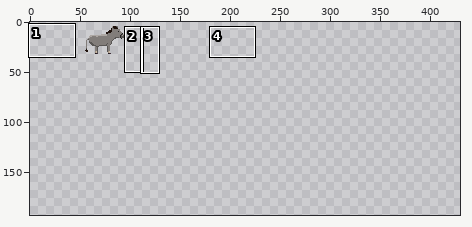
Two states of a pixel-art file, sprites/animals/donkey.aseprite. The picture above shows the old version from afar; the outline marks the close-up.
Close-up. The starting point:
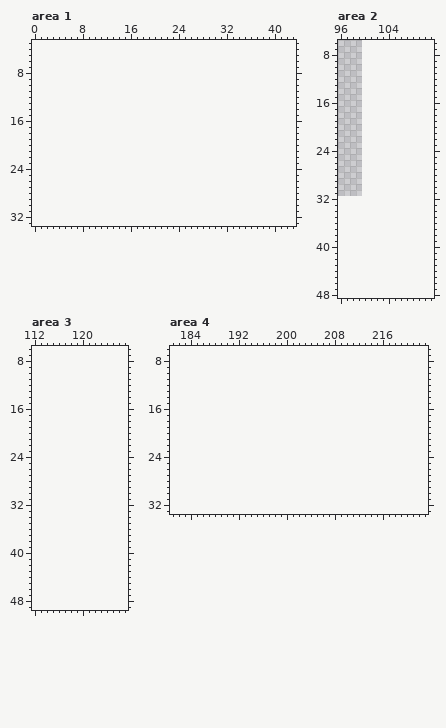
48x32 pixels, 1 frame. Shown: area 1: x 0..43, y 3..33; area 2: x 96..111, y 6..48; area 3: x 112..127, y 6..49; area 4: x 181..223, y 6..33. The old version is drawn lined up with the new one, on the new canvas. The wide view leaves out empty margins. The commit also changed other parts of the picture, which this record leaves out.
Now the later version:
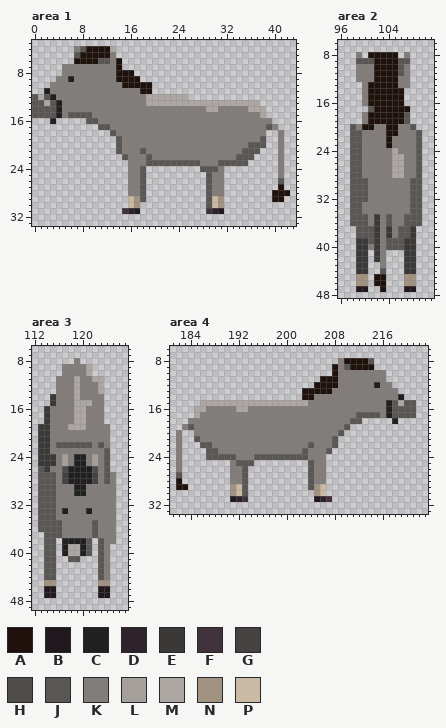
Palette (. is transparent): A #1f120c  B #21191e  C #202020  D #2e222b  E #3b3937  F #41323b  G #454241  H #4f4c4a  J #595654  K #827d7a  L #a6a09c  M #ada7a3  N #a19282  P #cab9a3
What changed:
canvas 48x32 -> 432x193, the old top-left corner now at 52,0
Changed rows in their new state; - is an unchanged pixel.
Area 1:
first column x 0:
 4 -------KJAAAAM-----------------------------
 5 -------JAAAAAK-----------------------------
 6 -------AAAAJJKA----------------------------
 7 -----KKKKKKKKKA----------------------------
 8 -----KKKKKKKKKAAA--------------------------
 9 ----KKCKKKKKKKAAAA-------------------------
10 ---KKKKKKKKKKKKAAAAA-----------------------
11 --CKKKKKKKKKKKKKKKAA-----------------------
12 JMJCKKKKKKKKKKKKKKKMMMMMMM-----------------
13 JJMJCKKKKKKKKKKKKKKMMMMMMMMMMMMMMMMMMM-----
14 JJJJCKKKKKKKKKKKKKKKKKKKKKKKKMMKKKKKMMM----
15 JJJJCKJJJJKKKKKKKKKKKKKKKKKKKKKKKKKKKKM----
16 ---C-----JJKKKKKKKKKKKKKKKKKKKKKKKKKKKKK---
17 -----------JJKKKKKKKKKKKKKKKKKKKKKKKKKKJK--
18 -------------JKKKKKKKKKKKKKKKKKKKKKKKKK--K-
19 --------------JKKKKKKKKKKKKKKKKKKKKKKKJ--K-
20 --------------JKKKKKKKKKKKKKKKKKKKKKJJJ--K-
21 --------------JKKKJKKKKKKKKKKKKKKKKJJJ---K-
22 ---------------JKKKJKKKKKKKKKKKKKKJJJ----K-
23 ----------------KKKJJJJJJJJJKKKJJJJJ-----K-
24 ----------------KKJ---------JJJK---------K-
25 ----------------KKJ----------JKK---------K-
26 ----------------KKJ----------JKK---------J-
27 ----------------KKJ----------JKK---------A-
28 ----------------KKJ----------JKK--------AAA
29 ----------------PNJ----------JPN--------AA-
30 ----------------PN-----------JPN-----------
31 ---------------FDB-----------FDB-----------
Area 2:
first column x 98:
 8 -K-AAAAA-K--
 9 -JJJAAAAJJ--
10 -KKKAAAAJK--
11 -KKKAAAAJK--
12 -KKKAAAAKK--
13 --KAAAAAKK--
14 --KAAAAAA---
15 --KAAAAAA---
16 --KAAAAAA---
17 ---JAAAAAA--
18 --KAAAAAAJ--
19 --KAAAAAAJ--
20 JKAAKKAAKKJ-
21 JJKKKKAAKKKJ
22 JJKKKKAKKKKJ
23 JJKKKKAKKKKJ
24 JJKKKKKMKKKJ
25 JJKKKKKMMKKJ
26 JJKKKKKMMKKJ
27 JJKKKKKMMKKJ
28 JJKKKKKMMKKJ
29 JJJKKKKKKKJJ
30 JJJKKKKKKKJJ
31 JJJKKKKKKKJJ
32 JJJKKKKKKKJJ
33 JJKKKKKKKKJJ
34 JJKKKKKKKKJJ
35 JJJKEKJKKJJJ
36 JJJKEKJKKJJJ
37 -JJJEKEKJJE-
38 -JJJEKEKJJE-
39 -EEJEKJJJEE-
40 -EEKEKJJJEE-
41 -EE-EK---EE-
42 -EE-EK---EE-
43 -EE--K---EE-
44 -EE--J---EE-
45 -NN-AA---NN-
46 -NN-AA---NN-
47 -BB--A---BB-
Area 3:
first column x 113:
 8 ------K------
 9 ----KKKKM----
10 ----KKKKM----
11 ---KKKMKKMM--
12 ---KKKMKKKM--
13 ---KKKMKKKM--
14 --EKKKMKKKK--
15 --EKKKMMMKK--
16 -EKKKKMMKKK--
17 -EKKKKMMKKK--
18 -EKKKKMMKKK--
19 EEKKKMMMKKKK-
20 EEKKKKKKKKKK-
21 EEKKKKKKKKKK-
22 EEKJJJJJJKJK-
23 EEKKKKKKKKKJ-
24 EEEKLKCCKLKJ-
25 EEEKLKCCKLKJ-
26 JEKKHCCCCHKJ-
27 JJJKGCCCCGKJK
28 JJJKGCCCCGKJK
29 JJJKKKCCKKKKK
30 JJJKKKCCKKKKK
31 JJJKKKKKKKKKK
32 JJJKKKKKKKKKK
33 JJJKCKKKCKKKK
34 JJJKKKKKKKKKK
35 JJJJKKKKKJKKK
36 JJJJKKKKKJKKK
37 -JJJKKKKKJKKK
38 -JJ-CCCCJ-JKK
39 -JJ-CMMCJ-JK-
40 -JJ-CMMCJ-JK-
41 -JJ--JJ---JK-
42 -JJ-------JK-
43 -JJ-------JK-
44 -JJ-------JK-
45 -NN-------NN-
46 -BB-------BB-
47 -BB-------BB-
Area 4:
first column x 182:
 8 ---------------------------KAAAAJ-------
 9 --------------------------AKJAAAA-------
10 --------------------------AKKKKKKKK-----
11 ------------------------AAAKKKKKKKK-----
12 -----------------------AAAAKKKKKKCKK----
13 ---------------------AAAAAKKKKKKKKKKK---
14 ---------------------AAKKKKKKKKKKKKKKC--
15 ----MMMMMMMMMMMMMMMMMMKKKKKKKKKKKKKCJMJJ
16 ---MMKKKKKMMKKKKKKKKKKKKKKKKKKKKKKKCJJJJ
17 ---MKKKKKKKKKKKKKKKKKKKKKKKKKKJJJJKCJJJJ
18 --KKKKKKKKKKKKKKKKKKKKKKKKKKKJJ-----C---
19 -KJKKKKKKKKKKKKKKKKKKKKKKKKKJ-----------
20 K--KKKKKKKKKKKKKKKKKKKKKKKKJ------------
21 K--JKKKKKKKKKKKKKKKKKKKKKKJ-------------
22 K---JJKKKKKKKKKKKKKKKKJKKKJ-------------
23 K----JJKKKKKKKKKKKKKKJKKKJ--------------
24 K----JJJJJKKKJJJJJJJJJKKK---------------
25 K--------KJJJ---------JKK---------------
26 K--------KKJ----------JKK---------------
27 J--------KKJ----------JKK---------------
28 A--------KKJ----------JKK---------------
29 AA-------NPJ----------JNP---------------
30 ---------NPJ-----------NP---------------
31 ---------BDF-----------BDF--------------
Where, in picture pixels (left, top, right, bottom), the same in both close-ups:
added: (32, 46, 290, 214)
added: (350, 52, 422, 292)
added: (38, 358, 116, 598)
added: (176, 358, 416, 502)
